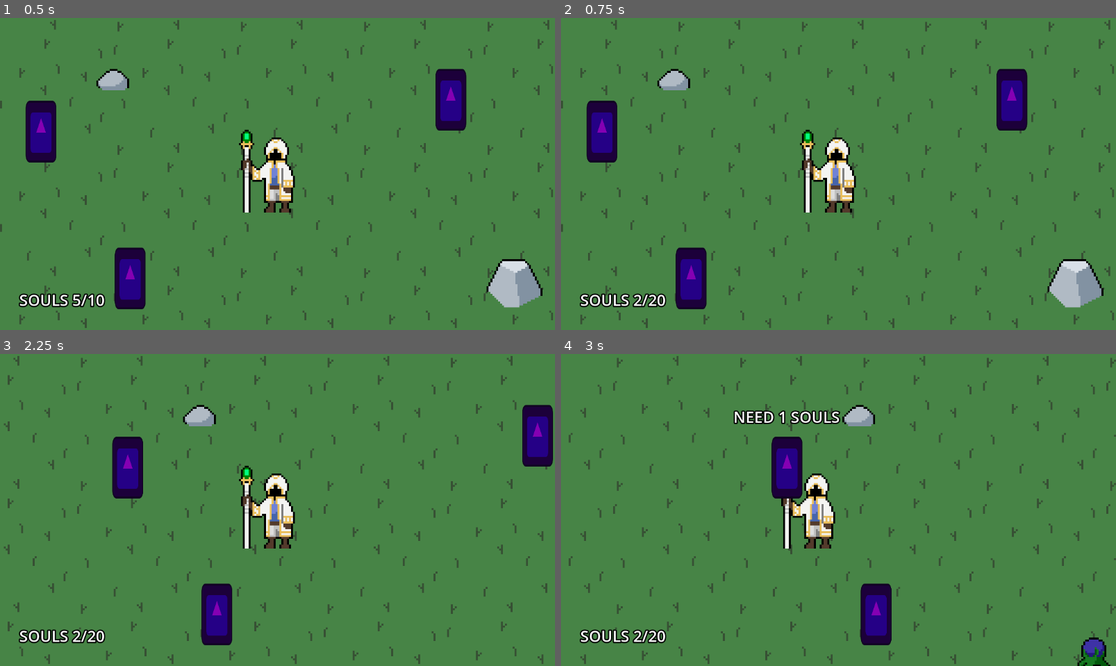
Above: before the commit, frames 1-4 (two rows, left to right).
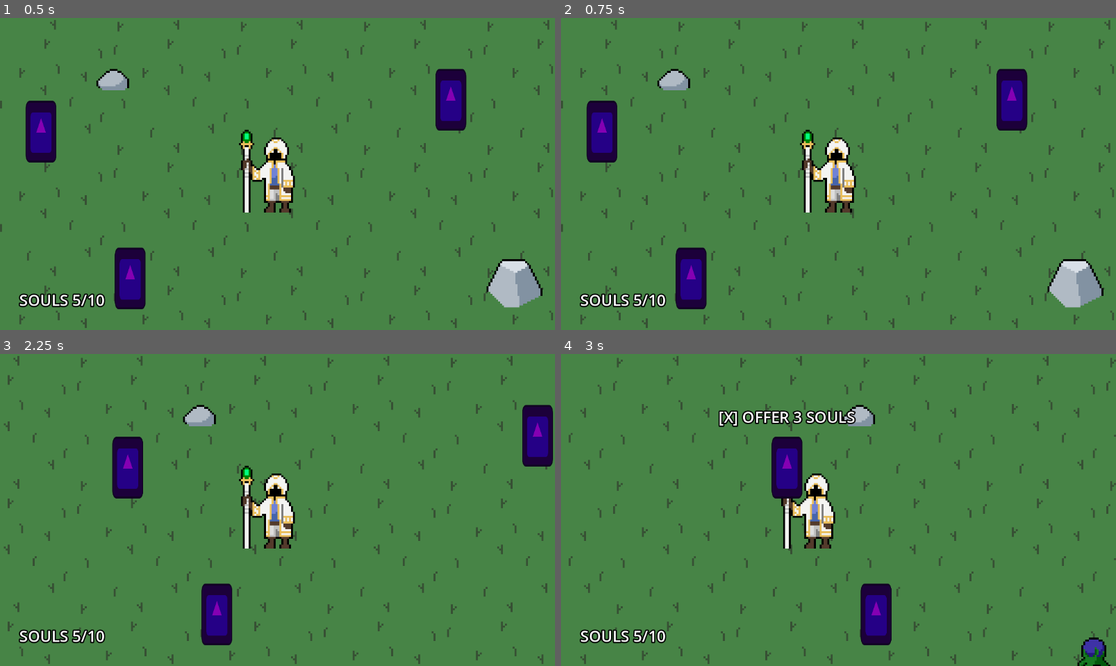
Above: after the commit, the same moments.

Repository: SleepyStudios/SummonerSurvivor
Game: Godot game, scene res://scenes/main.tscn
Two runs of this game, one before a commit and one after it. Both use one fixed random seed, a clock stepped at 60 frames per second and the inputs below. The engine's default icon, where the game draws it, is replaced by a stand-in: a white triangle on a blue panel in a dark square.
Inputs (mouse positions are in pixels of both pictures, inside the frame that each line leads up to):
- Up to frame 1 (0.5 s): no input
- Up to frame 2 (0.75 s): tap Enter at 0.5 s; move the mouse to (810, 236) at 0.52 s; hold X (upgrade) from 0.53 s (still down); tap Space (dash) at 0.6 s
- Up to frame 3 (2.25 s): tap Space (dash) at 1.25, 1.35, 2.1 s; move the mouse to (444, 556) at 1.27 s; tap Enter at 2 s; move the mouse to (111, 463) at 2.02 s; release X (upgrade) at 2.03 s; hold Left (left) from 2.03 s (still down)
- Up to frame 4 (3 s): keep holding Left (left); move the mouse to (866, 510) at 2.77 s; tap Space (dash) at 2.85 s

Frame 1 is identical in both runs. In frame 2, 0.1% of the frame differs, in the area x 12-18%, y 88-93%; in frame 3, 0.1%; in frame 4, 1.0%, in the area x 12-54%, y 18-93%.

Commit message:
upgrade fixes

Diff:
--- a/scenes/world/monument.tscn
+++ b/scenes/world/monument.tscn
@@ -35,6 +35,7 @@
 shape = SubResource("CircleShape2D_fw3wb")
 
 [node name="Label" type="Label" parent="."]
+z_index = 999
 anchors_preset = 8
 anchor_left = 0.5
 anchor_top = 0.5
--- a/scripts/monument.gd
+++ b/scripts/monument.gd
@@ -13,7 +13,9 @@
 	return UPGRADE_TIERS[current_upgrade_tier]
 
 func _update_label_text() -> void:
-	label.text = "[X] OFFER %s SOULS" % [_current_upgrade_requirement()] if _can_upgrade() else "NEED %s SOULS" % [_current_upgrade_requirement() - player.souls]
+	var missing_souls = _current_upgrade_requirement() - player.souls
+	var soul_text = "SOUL" if missing_souls == 1 else "SOULS"
+	label.text = "[X] OFFER %s SOULS" % [_current_upgrade_requirement()] if _can_upgrade() else "NEED %s %s" % [missing_souls, soul_text]
 
 func _can_upgrade() -> bool:
 	return player.souls >= _current_upgrade_requirement()
@@ -26,7 +28,8 @@
 	label.visible = false
 
 func _process(_delta: float) -> void:
-	if Input.is_action_just_pressed("upgrade") and _can_upgrade():
+	if Input.is_action_just_pressed("upgrade") and _can_upgrade() and label.visible:
+		label.text = "UPGRADED!"
 		player.on_upgrade_soul_capacity(_current_upgrade_requirement())
 
 		if current_upgrade_tier < UPGRADE_TIERS.size() - 1:
